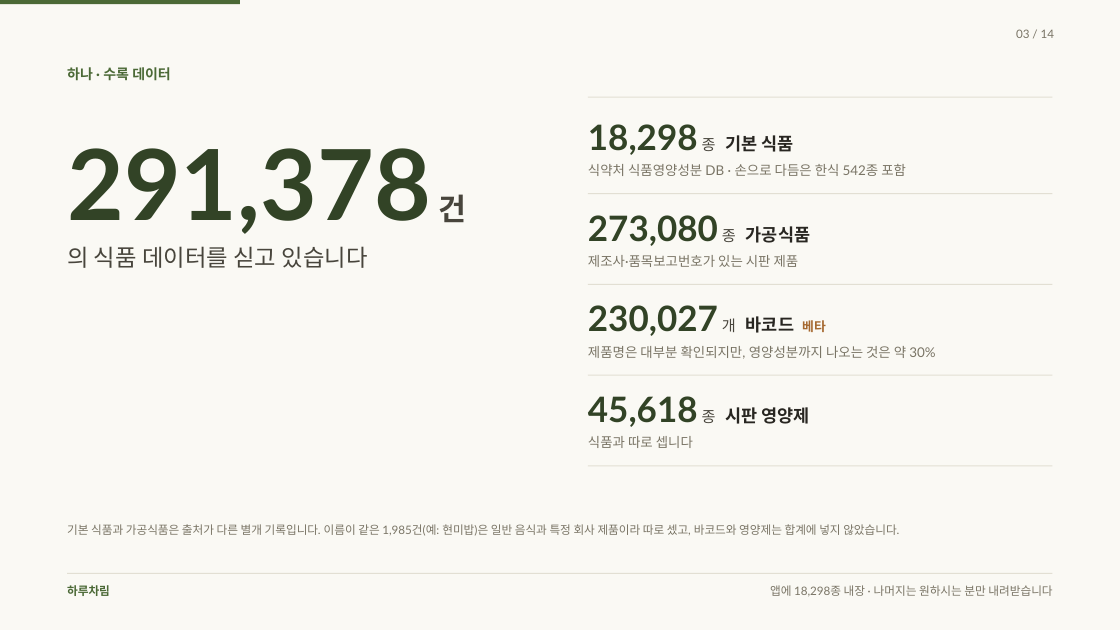
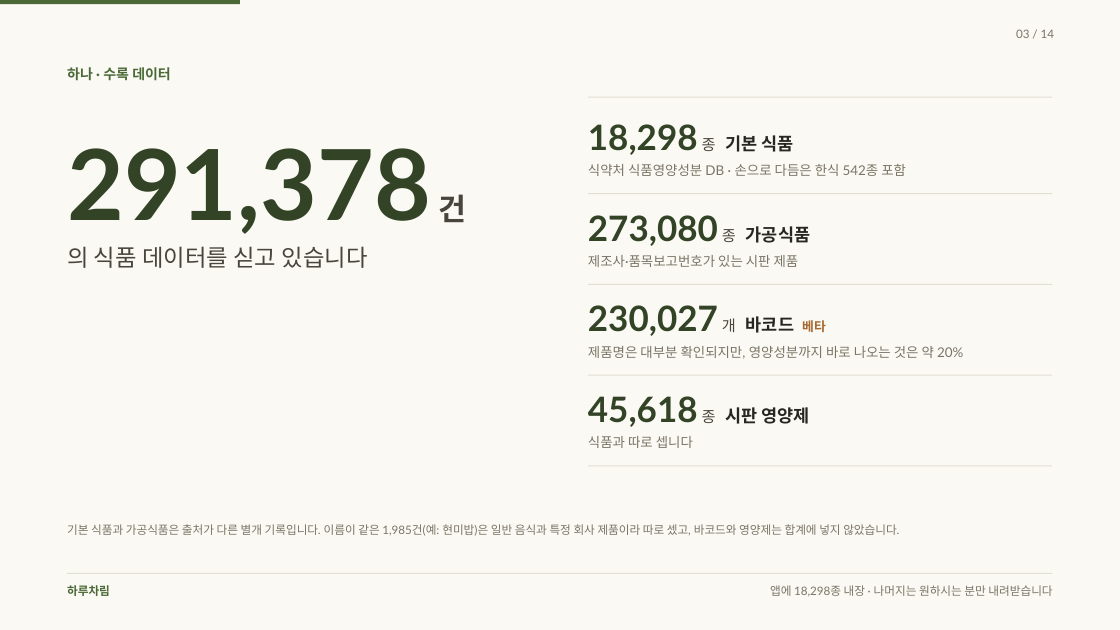
Before and after one commit to rohkwangwon-lang/harucharim-app, a slide deck: slide 3 of docs/홍보/하루차림-발표.pptx. Drawn at 1120x630 pixels with LibreOffice and Linux fonts; fonts in the diff are those of the drawing. Boxes give left, top, right and bottom in pixels: in the first picture for what was removed or moved away, otherwise in the second. Text is boxed around its words. In the diff, an @@ line names an element or a change of style, - is before the commit and + after.

```diff
--- a/docs/홍보/하루차림-발표.pptx
+++ b/docs/홍보/하루차림-발표.pptx
@@ text at (x1=588, y1=346, x2=963, y2=359): text changed @@
-제품명은 대부분 확인되지만, 영양성분까지 나오는 것은 약 30%
+제품명은 대부분 확인되지만, 영양성분까지 바로 나오는 것은 약 20%
```
Also in this commit, not shown: 15 other files.
